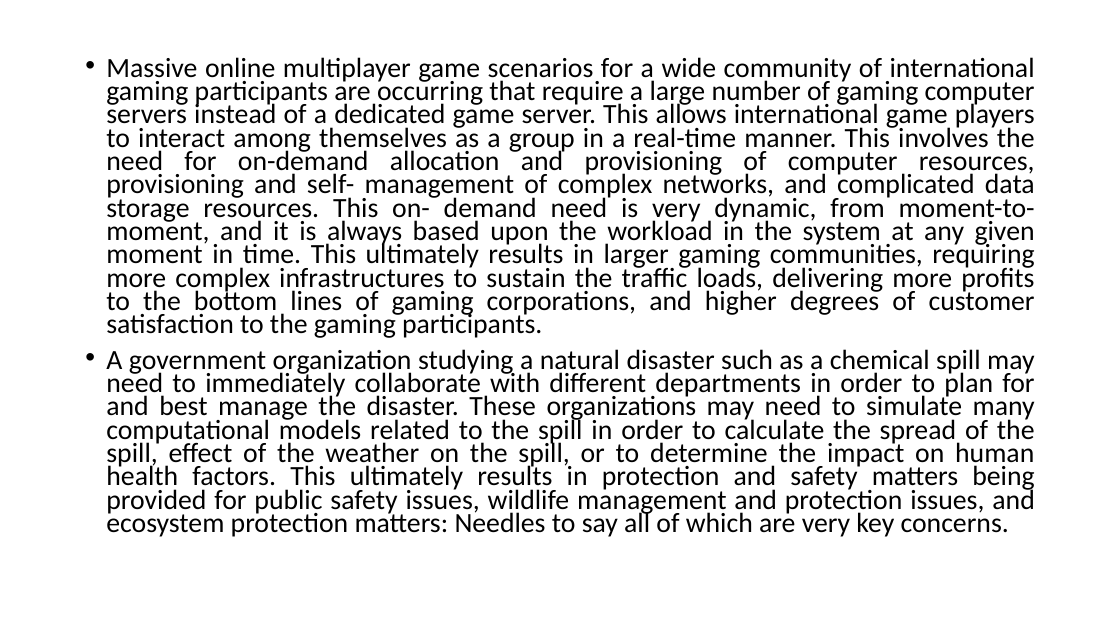
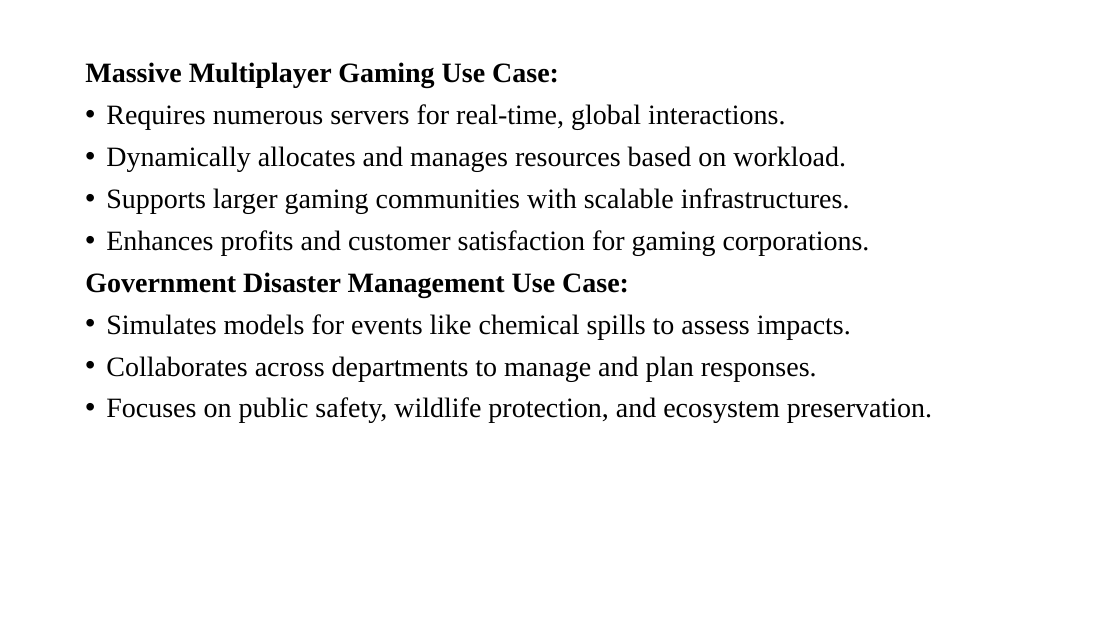
Before and after one commit to CSE-2026/4th-year-sem-2, a slide deck: slide 3 of HPC/UNIT1-PPT.pptx (slide 4 before the commit). Drawn at 1120x630 pixels with LibreOffice and Linux fonts; fonts in the diff are those of the drawing. Boxes give left, top, right and bottom in pixels: in the first picture for what was removed or moved away, otherwise in the second. Text is boxed around its words. In the diff, an @@ line names an element or a change of style, - is before the commit and + after.

```diff
--- a/HPC/UNIT1-PPT.pptx
+++ b/HPC/UNIT1-PPT.pptx
@@ text at box(85, 62, 932, 423): text changed; size 23.8 to 24 pt; font Calibri to Times New Roman @@
-• Massive online multiplayer game scenarios for a wide community of international gaming participants are occurring that require a large number of gaming computer servers instead of a dedicated game server. This allows international game players to interact among themselves as a group in a real-time manner. This involves the need for on-demand allocation and provisioning of computer resources, provisioning and self- management of complex networks, and complicated data storage resources. This on- demand need is very dynamic, from moment-to-moment, and it is always based upon the workload in the system at any given moment in time. This ultimately results in larger gaming communities, requiring more complex infrastructures to sustain the traffic loads, delivering more profits to the bottom lines of gaming corporations, and higher degrees of customer satisfaction to the gaming participants.
-• A government organization studying a natural disaster such as a chemical spill may need to immediately collaborate with different departments in order to plan for and best manage the disaster. These organizations may need to simulate many computational models related to the spill in order to calculate the spread of the spill, effect of the weather on the spill, or to determine the impact on human health factors. This ultimately results in protection and safety matters being provided for public safety issues, wildlife management and protection issues, and ecosystem protection matters: Needles to say all of which are very key concerns.
+Massive Multiplayer Gaming Use Case:
+• Requires numerous servers for real-time, global interactions.
+• Dynamically allocates and manages resources based on workload.
+• Supports larger gaming communities with scalable infrastructures.
+• Enhances profits and customer satisfaction for gaming corporations.
+Government Disaster Management Use Case:
+• Simulates models for events like chemical spills to assess impacts.
+• Collaborates across departments to manage and plan responses.
+• Focuses on public safety, wildlife protection, and ecosystem preservation.
```
Also in this commit, not shown: 27 other slides changed, 10 slides added, 4 slides removed, 5 other files.
